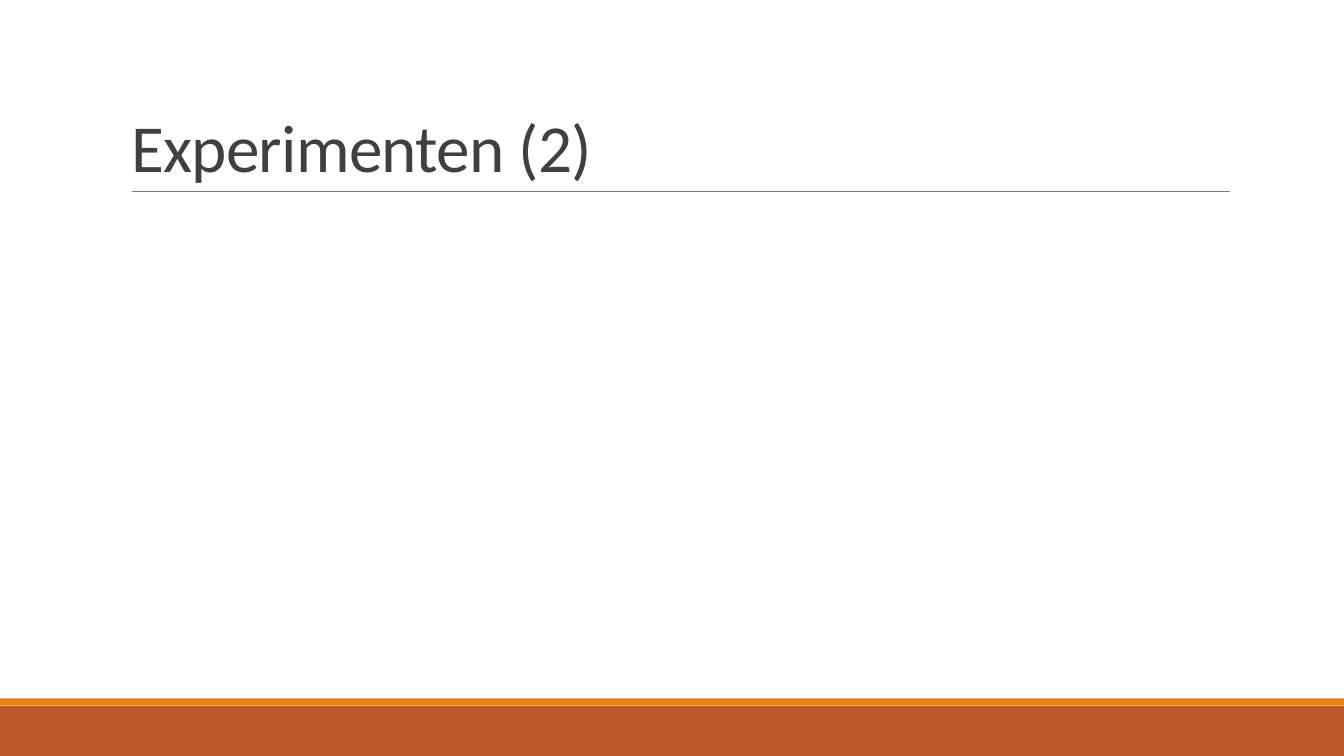
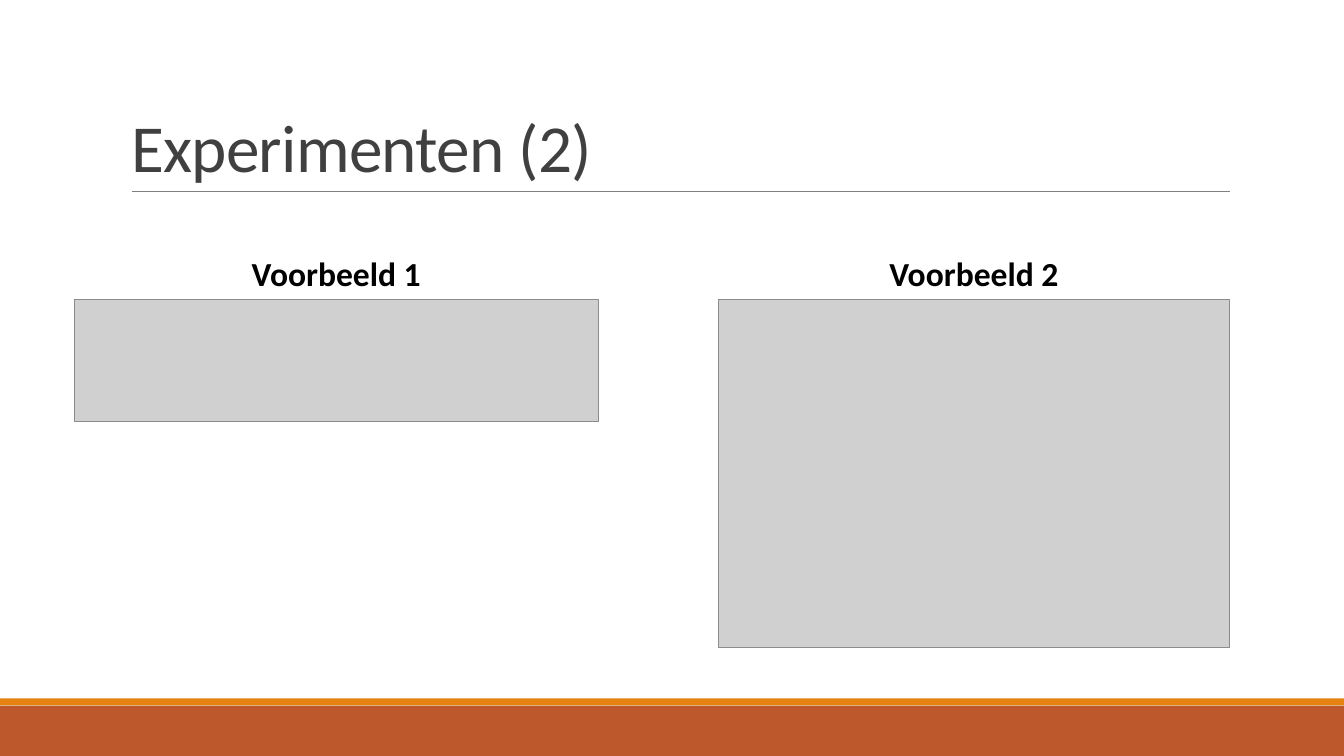
Before and after one commit to TomDeGroote/Bachelorproef, a slide deck: slide 16 of Opdracht 2/Literatuurstudie.pptx (slide 14 before the commit). Drawn at 1344x756 pixels with LibreOffice and Linux fonts; fonts in the diff are those of the drawing; grey boxes stand for pictures. Boxes give left, top, right and bottom in pixels: in the first picture for what was removed or moved away, otherwise in the second. Text is boxed around its words. In the diff, an @@ line names an element or a change of style, - is before the commit and + after.

```diff
--- a/Opdracht 2/Literatuurstudie.pptx
+++ b/Opdracht 2/Literatuurstudie.pptx
@@ text added at (x1=252, y1=262, x2=421, y2=287), 24 pt, text #000000, bold @@
+Voorbeeld 1
@@ text added at (x1=889, y1=262, x2=1058, y2=287), 24 pt, text #000000, bold @@
+Voorbeeld 2
@@ picture added at (x1=75, y1=299, x2=599, y2=421) @@
@@ picture added at (x1=719, y1=299, x2=1230, y2=648) @@
```
Also in this commit, not shown: 7 other slides changed, 1 slide added, 1 slide removed, 4 other files.
